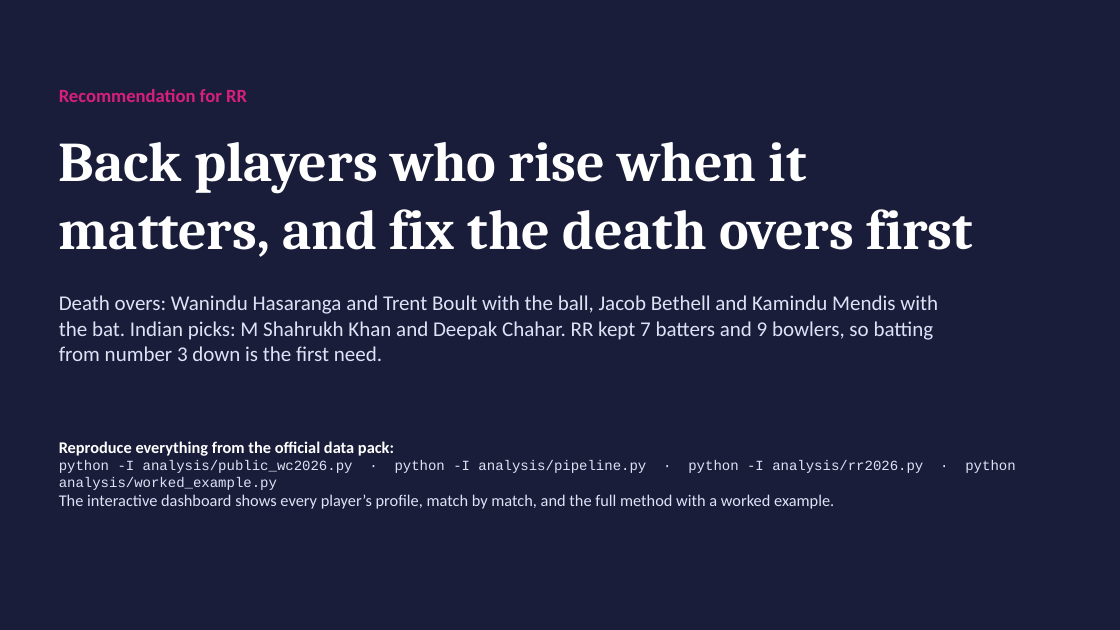
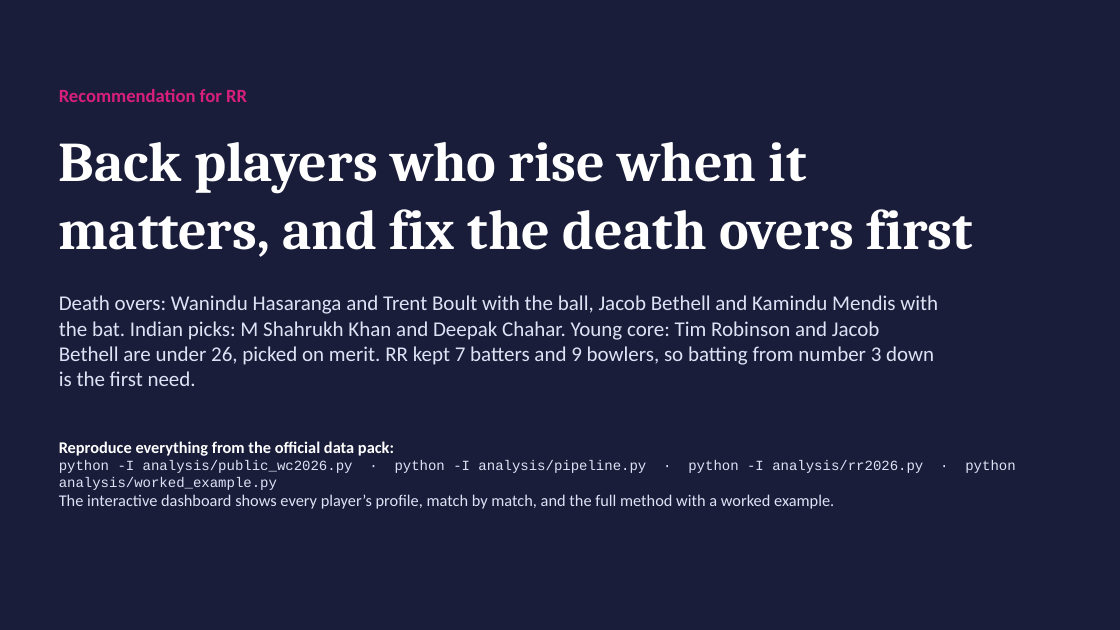
Before and after one commit to AnshBhavsar1654/Pressure-Index, a slide deck: slide 14 of Pressure_Index_RR_2027.pptx. Drawn at 1120x630 pixels with LibreOffice and Linux fonts; fonts in the diff are those of the drawing. Boxes give left, top, right and bottom in pixels: in the first picture for what was removed or moved away, otherwise in the second. Text is boxed around its words. In the diff, an @@ line names an element or a change of style, - is before the commit and + after.

Commit message:
Add emerging-player labels and tighten evidence requirements

```diff
--- a/Pressure_Index_RR_2027.pptx
+++ b/Pressure_Index_RR_2027.pptx
@@ text at box(59, 295, 938, 386): text changed @@
-Death overs: Wanindu Hasaranga and Trent Boult with the ball, Jacob Bethell and Kamindu Mendis with the bat. Indian picks: M Shahrukh Khan and Deepak Chahar. RR kept 7 batters and 9 bowlers, so batting from number 3 down is the first need.
+Death overs: Wanindu Hasaranga and Trent Boult with the ball, Jacob Bethell and Kamindu Mendis with the bat. Indian picks: M Shahrukh Khan and Deepak Chahar. Young core: Tim Robinson and Jacob Bethell are under 26, picked on merit. RR kept 7 batters and 9 bowlers, so batting from number 3 down is the first need.
```
Also in this commit, not shown: 8 other slides changed, 14 other files.
